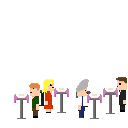
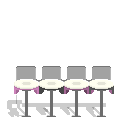
Revision of a layered 128px x 128px image; what changed, layer by layer:
removed layer "Layer 7" over box(16, 86, 116, 98)
added layer "Layer 13" (20%) above "Layer 9" over box(8, 95, 96, 117)
added layer "Layer 9" above "Layer 10" over box(14, 79, 114, 89)
added layer "Layer 10" above "Layer 11" over box(14, 85, 114, 117)
added layer "Layer 11" (20%) above "Layer 13 copy" over box(7, 100, 106, 117)
added layer "Layer 13 copy" above "Layer 6" over box(16, 66, 111, 83)
hid "Layer 6" over box(15, 77, 127, 119)
removed layer "Layer 5" over box(31, 83, 126, 118)
painted on "Layer 4" over box(29, 77, 127, 118)
hid "Layer 3", painted on it over box(14, 88, 118, 119)
